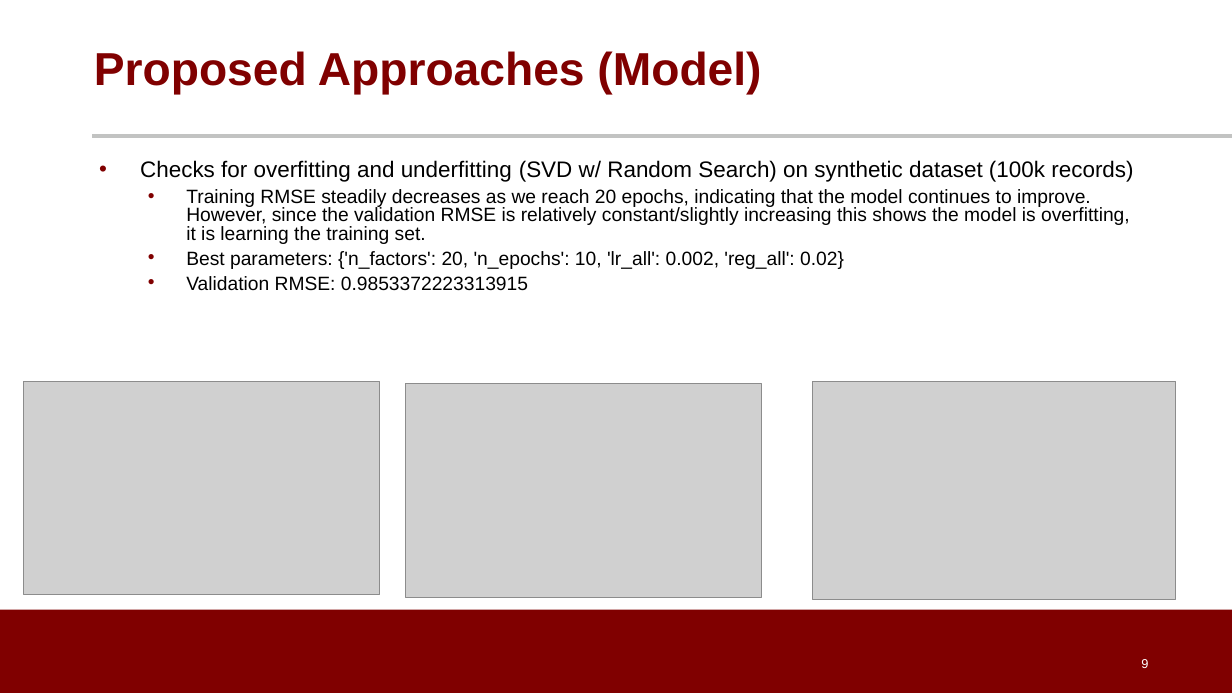
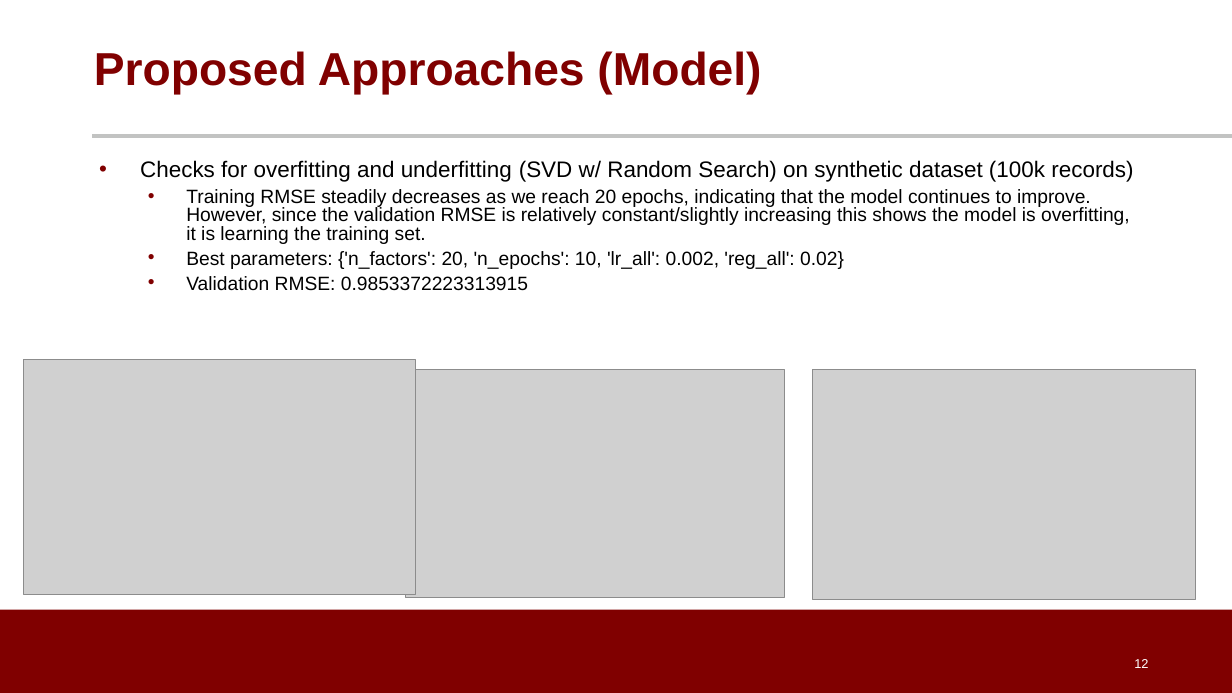
Before and after one commit to dpatel77/CocktailRecommenderSystem, a slide deck: slide 12 of Cocktail_Recommendation_System.pptx (slide 9 before the commit). Drawn at 1232x693 pixels with LibreOffice and Linux fonts; fonts in the diff are those of the drawing; grey boxes stand for pictures; background and template pictures are left out. Boxes give left, top, right and bottom in pixels: in the first picture for what was removed or moved away, otherwise in the second. Text is boxed around its words. In the diff, an @@ line names an element or a change of style, - is before the commit and + after.

```diff
--- a/Cocktail_Recommendation_System.pptx
+++ b/Cocktail_Recommendation_System.pptx
@@ picture: place and size @@
-picture at bbox=[24, 381, 380, 594]
+picture at bbox=[24, 360, 416, 594]
@@ picture: place and size @@
-picture at bbox=[405, 384, 761, 597]
+picture at bbox=[405, 370, 784, 597]
@@ picture: place and size @@
-picture at bbox=[812, 381, 1177, 599]
+picture at bbox=[812, 370, 1196, 600]
@@ page number at bbox=[1134, 659, 1148, 668]: text changed @@
-9
+12
```
Also in this commit, not shown: 2 other slides changed, 3 slides added.
